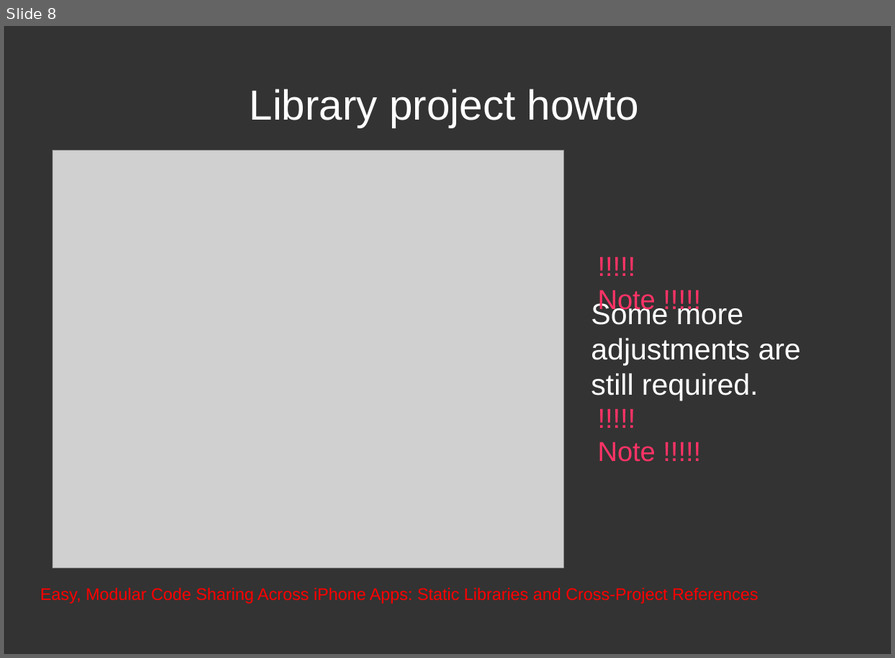
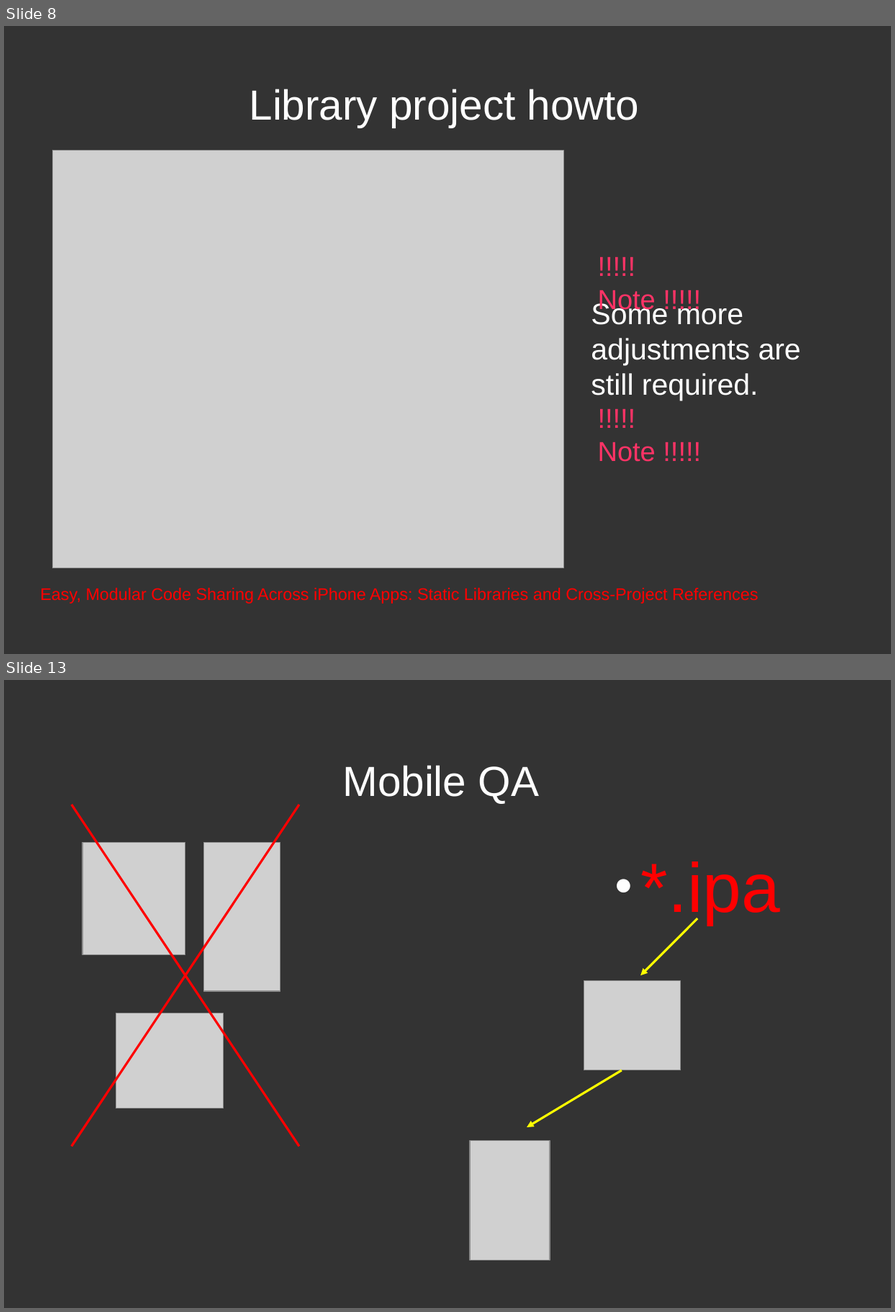
Before and after one commit to dodikk/iOS-articles, a slide deck: 3-iContiniousIntegration/ciPresentation.odp. Shown one above the other, each under a label of ours: slide 8 before the commit, slides 8 and 13 after it; the slides between them are not shown. The pictures are 895x658 and 895x1312 pixels, drawn with LibreOffice and Linux fonts; fonts in the diff are those of the drawing; grey boxes stand for pictures. Boxes give left, top, right and bottom in pixels: in the first picture for what was removed or moved away, otherwise in the second. Text is boxed around its words. In the diff, an @@ line names an element or a change of style, - is before the commit and + after.

```diff
--- a/3-iContiniousIntegration/ciPresentation.odp
+++ b/3-iContiniousIntegration/ciPresentation.odp
@@ slide 13 added at [4, 680, 891, 1308], background #333333 @@
@@ title added at [342, 765, 539, 804], 39.9 pt, text #FFFFFF @@
+Mobile QA
@@ line added from (72, 805) to (299, 1146), #FF0000 2.15 pt @@
@@ line added from (72, 1146) to (299, 805), #FF0000 2.15 pt @@
@@ picture added at [83, 843, 186, 955] @@
@@ picture added at [203, 843, 280, 991] @@
@@ text added at [641, 861, 780, 925], 66 pt, text #FF0000 @@
+● *.ipa
@@ arrow added from (697, 918) to (640, 975), #FFFF00 2.15 pt @@
@@ picture added at [584, 980, 681, 1070] @@
@@ picture added at [116, 1013, 224, 1108] @@
@@ arrow added from (622, 1070) to (527, 1127), #FFFF00 2.15 pt @@
@@ picture added at [470, 1140, 550, 1260] @@
```
Also in this commit, not shown: 1 slide changed, 4 other slides added, 13 other files.
